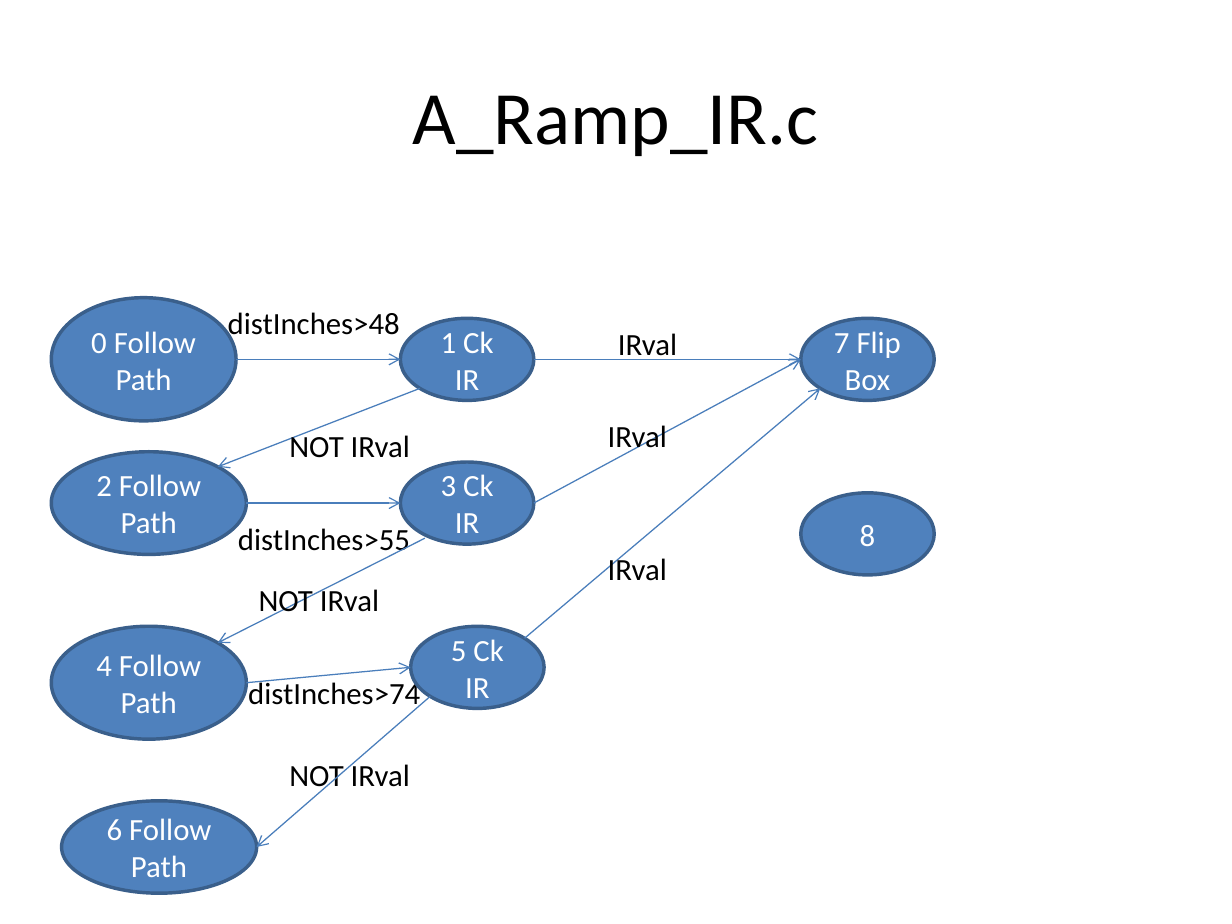
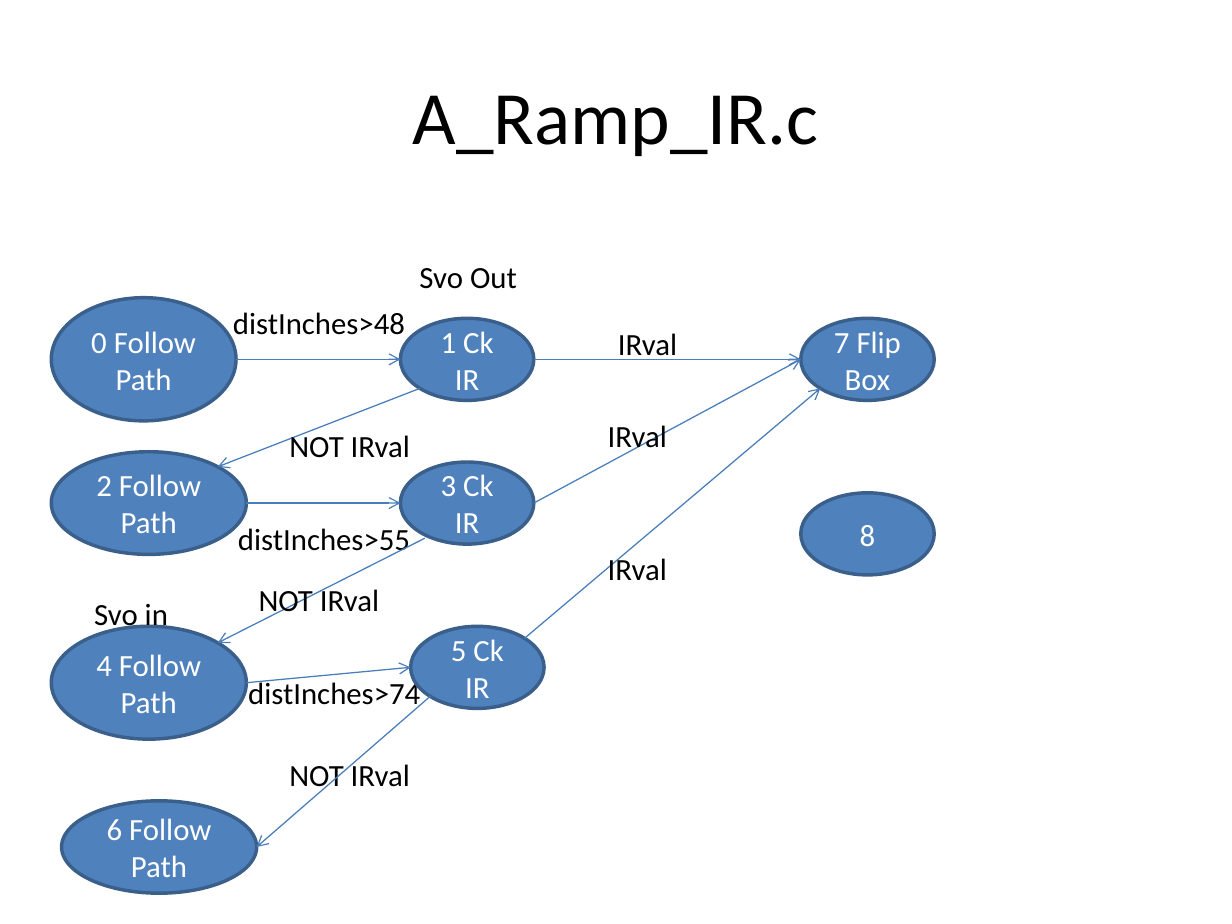
Before and after one commit to dlacres/FTCTeam6189, a slide deck: slide 2 of regional test code/StateMachines.pptx (slide 1 before the commit). Drawn at 1232x924 pixels with LibreOffice and Linux fonts; fonts in the diff are those of the drawing. Boxes give left, top, right and bottom in pixels: in the first picture for what was removed or moved away, otherwise in the second. Text is boxed around its words. In the diff, an @@ line names an element or a change of style, - is before the commit and + after.

```diff
--- a/regional test code/StateMachines.pptx
+++ b/regional test code/StateMachines.pptx
@@ text added at bbox=[419, 268, 517, 289], 18 pt, text #000000 @@
+Svo Out
@@ text "distInches>48": place and size @@
-text "distInches>48" at bbox=[228, 312, 400, 342]
+text "distInches>48" at bbox=[233, 312, 405, 342]
@@ text added at bbox=[94, 604, 168, 633], 18 pt, text #000000 @@
+Svo in
```
Also in this commit, not shown: 1 slide added, 5 other files.
